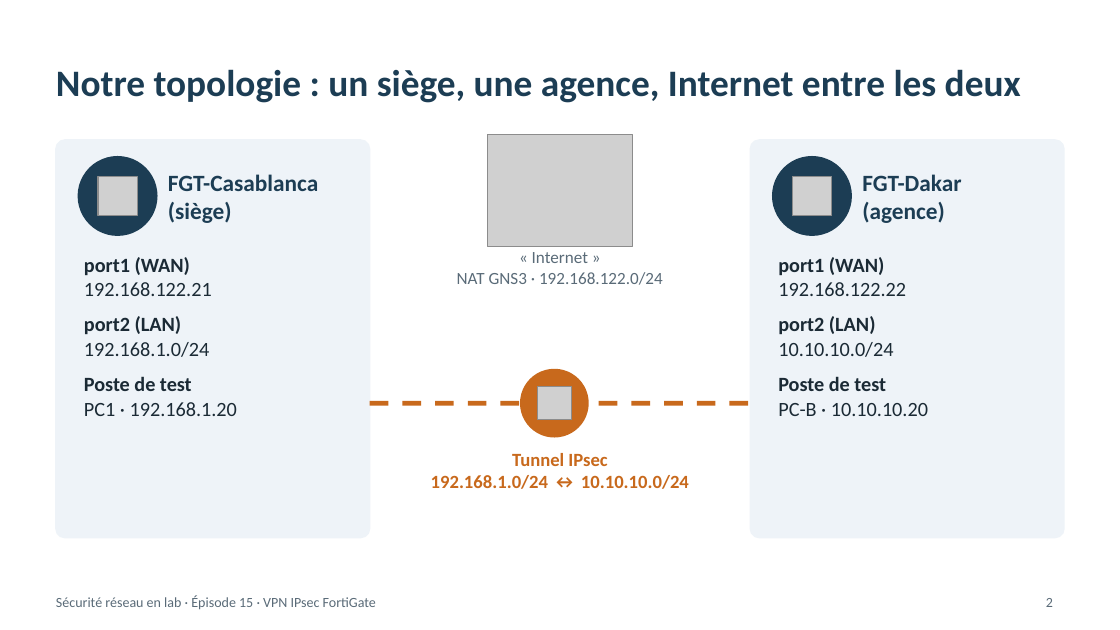
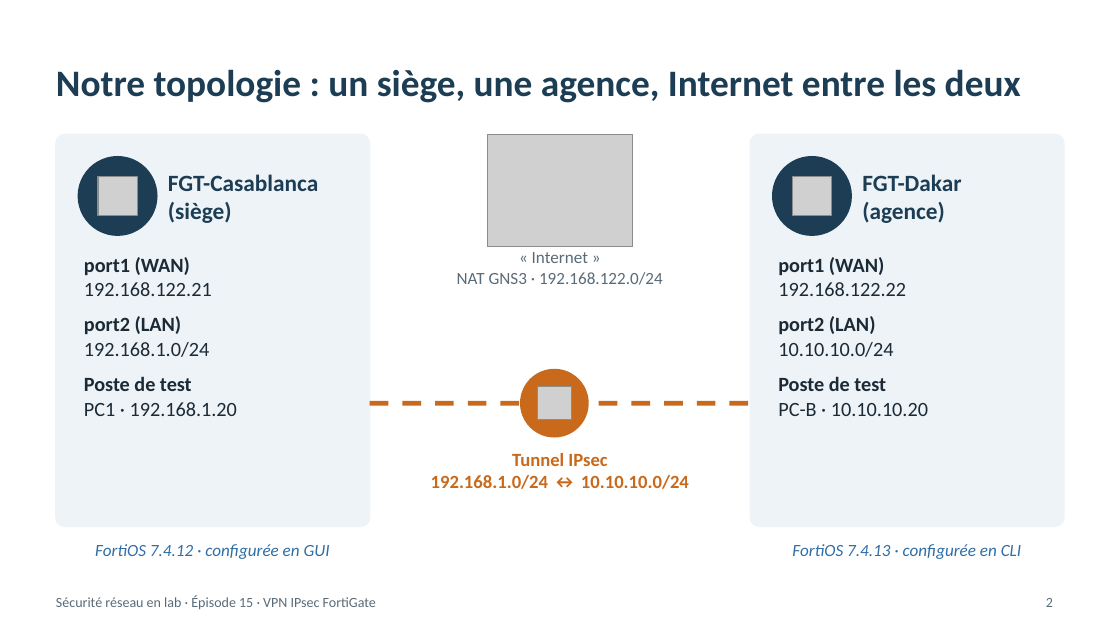
Before and after one commit to thiawoumar89-droid/securite-reseau-labs, a slide deck: slide 2 of videos/Episode15_Diapositives_IPsec_FortiGate.pptx. Drawn at 1120x630 pixels with LibreOffice and Linux fonts; fonts in the diff are those of the drawing; grey boxes stand for pictures. Boxes give left, top, right and bottom in pixels: in the first picture for what was removed or moved away, otherwise in the second. Text is boxed around its words. In the diff, an @@ line names an element or a change of style, - is before the commit and + after.

```diff
--- a/videos/Episode15_Diapositives_IPsec_FortiGate.pptx
+++ b/videos/Episode15_Diapositives_IPsec_FortiGate.pptx
@@ rounded rectangle resized from (x1=56, y1=140, x2=370, y2=538) to (x1=56, y1=134, x2=370, y2=526) @@
@@ rounded rectangle resized from (x1=750, y1=140, x2=1064, y2=538) to (x1=750, y1=134, x2=1064, y2=526) @@
@@ text added at (x1=95, y1=544, x2=330, y2=559), 11 pt, text #2F6EA6, italic @@
+FortiOS 7.4.12 · configurée en GUI
@@ text added at (x1=792, y1=544, x2=1021, y2=559), 11 pt, text #2F6EA6, italic @@
+FortiOS 7.4.13 · configurée en CLI
```
Also in this commit, not shown: 1 slide added, 1 other file.
